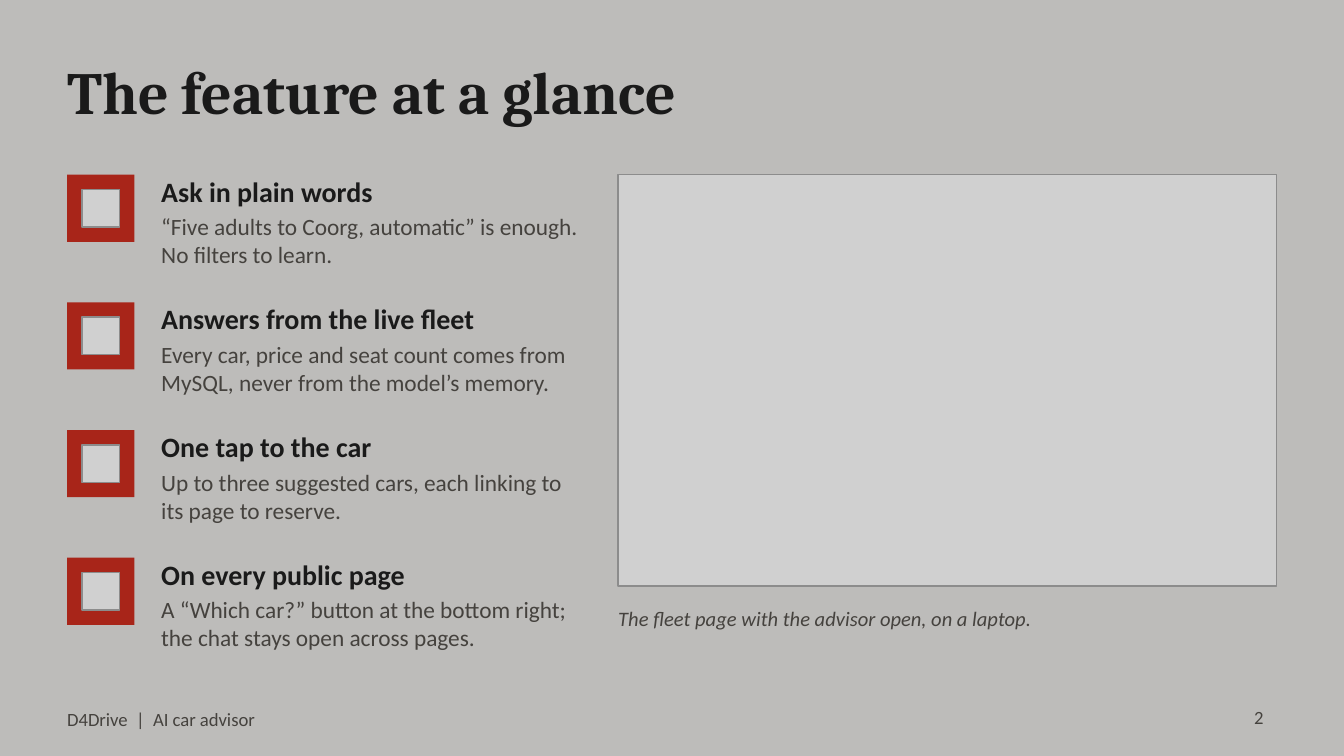
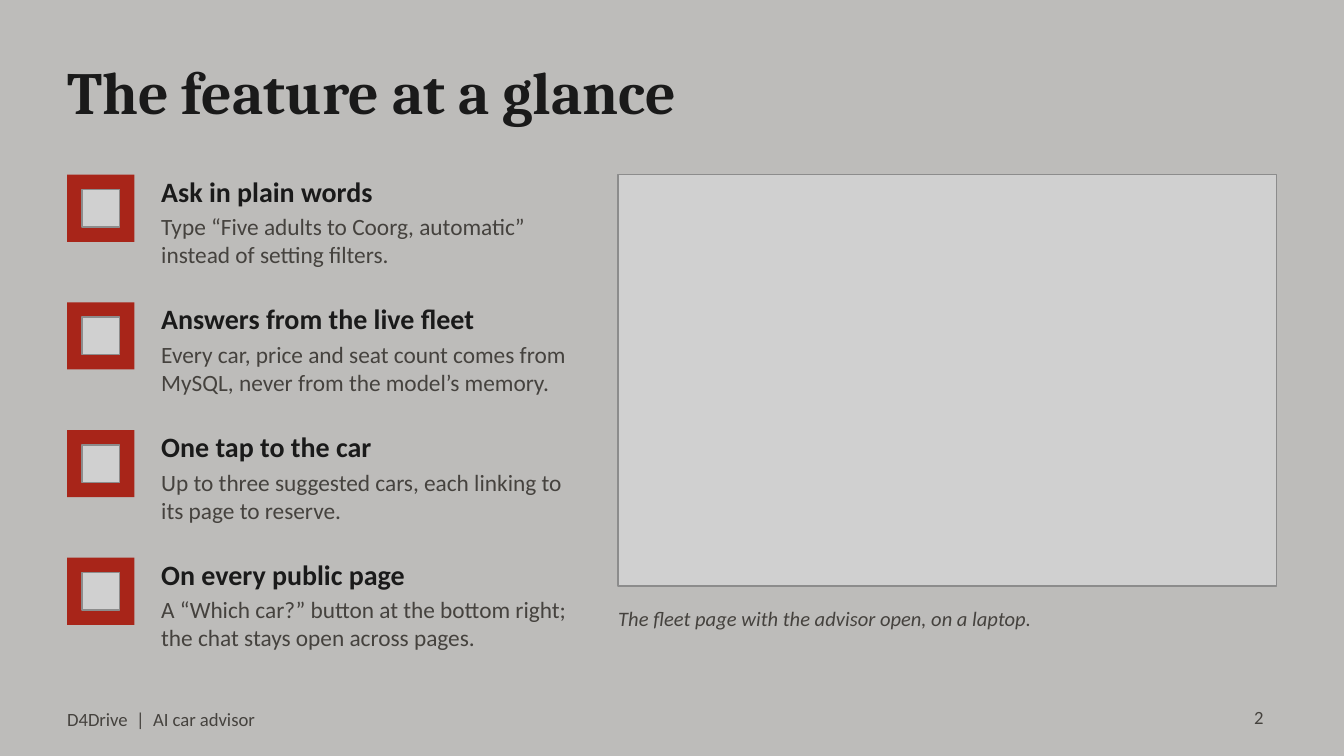
Before and after one commit to vrrroro/D4Drive, a slide deck: slide 2 of docs/presentation/D4Drive-AI-Car-Advisor.pptx. Drawn at 1344x756 pixels with LibreOffice and Linux fonts; fonts in the diff are those of the drawing; grey boxes stand for pictures. Boxes give left, top, right and bottom in pixels: in the first picture for what was removed or moved away, otherwise in the second. Text is boxed around its words. In the diff, an @@ line names an element or a change of style, - is before the commit and + after.

```diff
--- a/docs/presentation/D4Drive-AI-Car-Advisor.pptx
+++ b/docs/presentation/D4Drive-AI-Car-Advisor.pptx
@@ text at <box>161,218,524,267</box>: text changed @@
-“Five adults to Coorg, automatic” is enough. No filters to learn.
+Type “Five adults to Coorg, automatic” instead of setting filters.
```
Also in this commit, not shown: 3 other slides changed, 2 other files.
